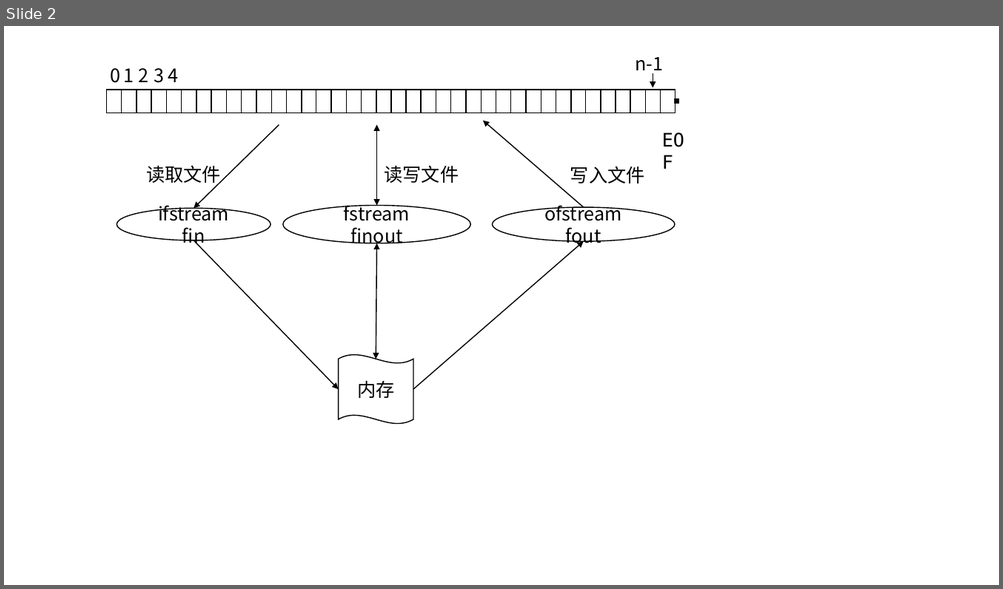
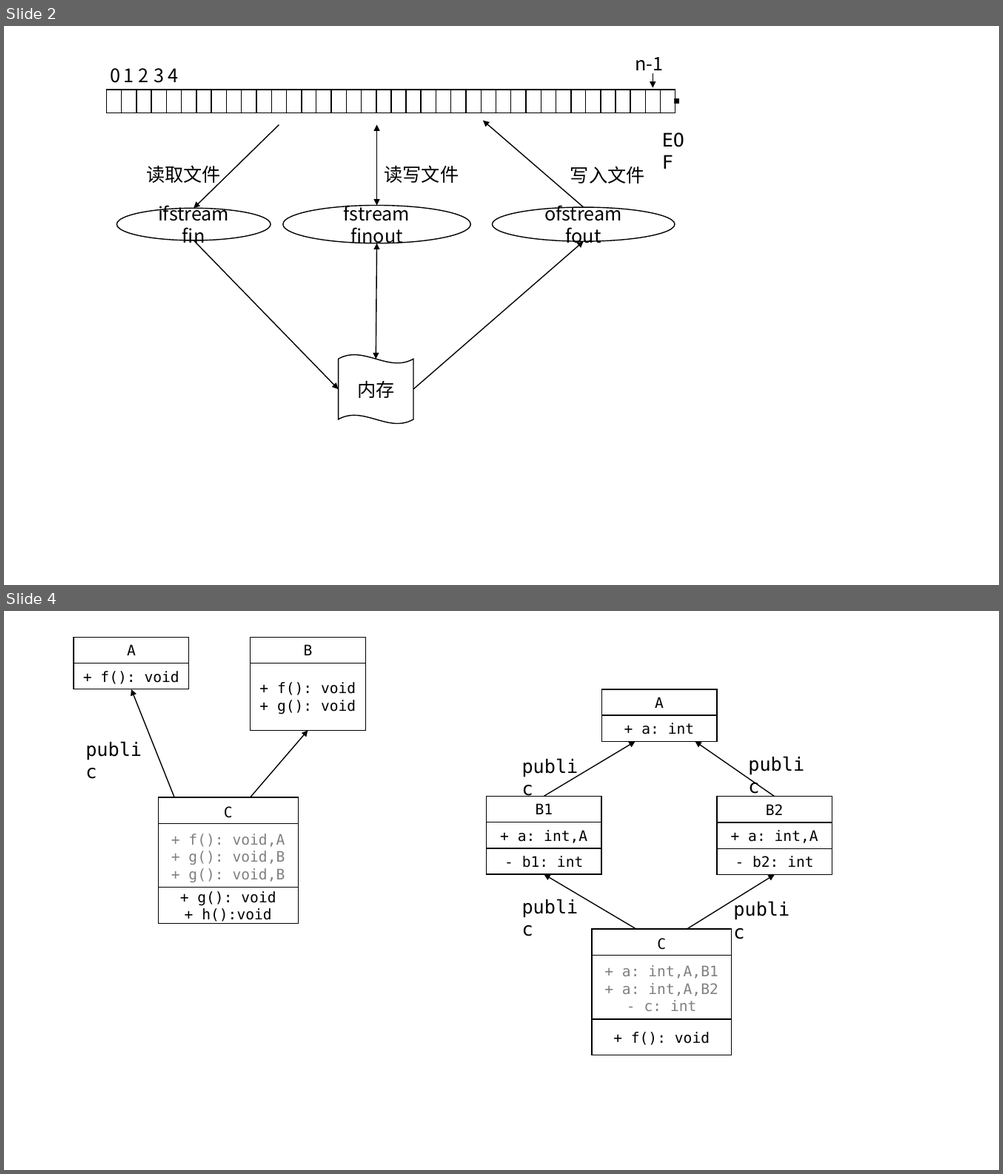
Before and after one commit to RoureYungLoo/RoureYungLoo.github.io, a slide deck: docs/chart.pptx. Shown one above the other, each under a label of ours: slide 2 before the commit, slides 2 and 4 after it; the slides between them are not shown. The pictures are 1003x589 and 1003x1174 pixels, drawn with LibreOffice and Linux fonts; fonts in the diff are those of the drawing. Boxes give left, top, right and bottom in pixels: in the first picture for what was removed or moved away, otherwise in the second. Text is boxed around its words. In the diff, an @@ line names an element or a change of style, - is before the commit and + after.

```diff
--- a/docs/chart.pptx
+++ b/docs/chart.pptx
@@ slide 4 added at (4, 611, 999, 1170), background #FFFFFF @@
@@ rectangle added at (74, 637, 188, 664), fill #FFFFFF, outline #000000 1 pt, 14 pt, text #000000 @@
+A
@@ rectangle added at (250, 637, 365, 664), fill #FFFFFF, outline #000000 1 pt, 14 pt, text #000000 @@
+B
@@ rectangle added at (74, 664, 188, 689), fill #FFFFFF, outline #000000 1 pt, 14 pt, text #000000 @@
++ f(): void
@@ rectangle added at (250, 664, 365, 730), fill #FFFFFF, outline #000000 1 pt, 14 pt, text #000000 @@
++ f(): void
++ g(): void
@@ arrow added from (174, 797) to (131, 689), #000000 1 pt @@
@@ rectangle added at (602, 689, 717, 715), fill #FFFFFF, outline #000000 1 pt, 14 pt, text #000000 @@
+A
@@ rectangle added at (602, 715, 717, 741), fill #FFFFFF, outline #000000 1 pt, 14 pt, text #000000 @@
++ a: int
@@ text added at (79, 734, 156, 764), 18 pt, text #000000 @@
+public
@@ arrow added from (250, 797) to (307, 730), #000000 1 pt @@
@@ arrow added from (544, 796) to (635, 741), #000000 1 pt @@
@@ arrow added from (774, 797) to (695, 741), #000000 1 pt @@
@@ text added at (515, 752, 591, 781), 18 pt, text #000000 @@
+public
@@ text added at (741, 749, 818, 779), 18 pt, text #000000 @@
+public
@@ rectangle added at (159, 797, 299, 827), fill #FFFFFF, outline #000000 1 pt, 14 pt, text #000000 @@
+C
@@ rectangle added at (486, 796, 601, 822), fill #FFFFFF, outline #000000 1 pt, 14 pt, text #000000 @@
+B1
@@ rectangle added at (717, 797, 831, 823), fill #FFFFFF, outline #000000 1 pt, 14 pt, text #000000 @@
+B2
@@ rectangle added at (159, 823, 299, 890), fill #FFFFFF, outline #000000 1 pt, 14 pt, text #808080 @@
++ f(): void,A
++ g(): void,B
++ g(): void,B
@@ rectangle added at (486, 822, 601, 849), fill #FFFFFF, outline #000000 1 pt, 14 pt, text #000000 @@
++ a: int,A
@@ rectangle added at (717, 823, 831, 849), fill #FFFFFF, outline #000000 1 pt, 14 pt, text #000000 @@
++ a: int,A
@@ rectangle added at (486, 849, 601, 874), fill #FFFFFF, outline #000000 1 pt, 14 pt, text #000000 @@
+- b1: int
@@ rectangle added at (717, 849, 831, 875), fill #FFFFFF, outline #000000 1 pt, 14 pt, text #000000 @@
+- b2: int
@@ arrow added from (636, 930) to (544, 874), #000000 1 pt @@
@@ arrow added from (687, 930) to (774, 875), #000000 1 pt @@
@@ rectangle added at (159, 888, 299, 923), fill #FFFFFF, outline #000000 1 pt, 14 pt, text #000000 @@
++ g(): void
++ h():void
@@ text added at (515, 892, 591, 922), 18 pt, text #000000 @@
+public
@@ text added at (726, 894, 803, 924), 18 pt, text #000000 @@
+public
@@ rectangle added at (592, 930, 732, 960), fill #FFFFFF, outline #000000 1 pt, 14 pt, text #000000 @@
+C
@@ rectangle added at (592, 956, 732, 1022), fill #FFFFFF, outline #000000 1 pt, 14 pt, text #808080 @@
++ a: int,A,B1
++ a: int,A,B2
+- c: int
@@ rectangle added at (592, 1020, 732, 1056), fill #FFFFFF, outline #000000 1 pt, 14 pt, text #000000 @@
++ f(): void
```
Also in this commit, not shown: 2 other slides added, 10 other files.
